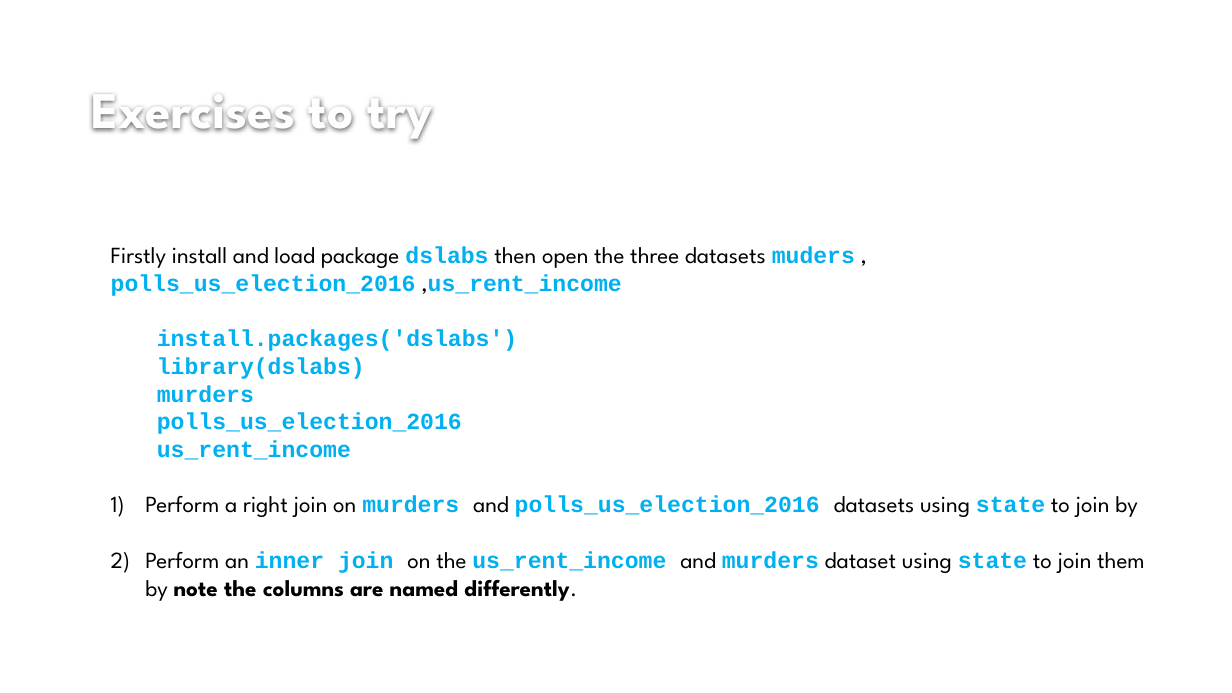
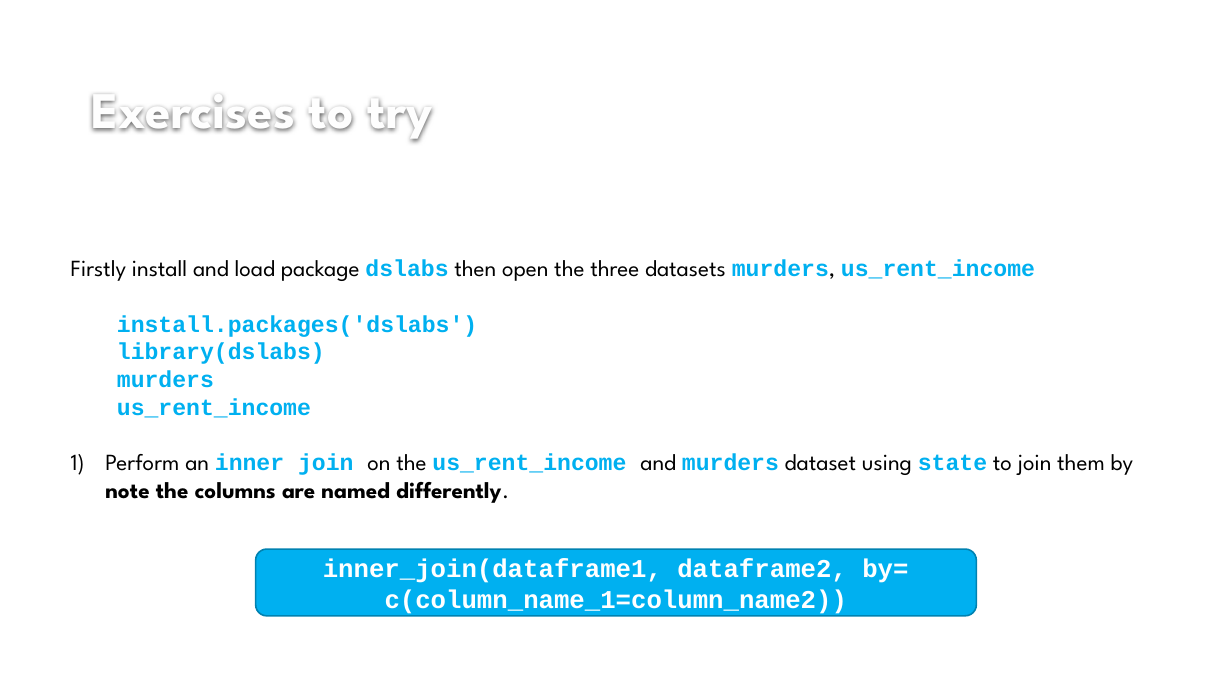
Before and after one commit to izzixcoatxs/Into_the_Tidyverse, a slide deck: slide 67 of sessions/session_four/izzie_session_four_a&b_presentation.pptx (slide 60 before the commit). Drawn at 1232x693 pixels with LibreOffice and Linux fonts; fonts in the diff are those of the drawing; background and template pictures are left out. Boxes give left, top, right and bottom in pixels: in the first picture for what was removed or moved away, otherwise in the second. Text is boxed around its words. In the diff, an @@ line names an element or a change of style, - is before the commit and + after.

Commit message:
fix typos

```diff
--- a/sessions/session_four/izzie_session_four_a&b_presentation.pptx
+++ b/sessions/session_four/izzie_session_four_a&b_presentation.pptx
@@ text "Firstly install and load package ...": place and size @@
-text "Firstly install and load package ..." at [111,246,1145,601]
+text "Firstly install and load package ..." at [71,259,1133,503]
@@ text at [71,259,1035,281]: text changed @@
-Firstly install and load package dslabs then open the three datasets muders , polls_us_election_2016 ,us_rent_income
+Firstly install and load package dslabs then open the three datasets murders, us_rent_income
@@ text at [157,413,462,434]: paragraph removed @@
-  polls_us_election_2016
@@ text at [145,496,1137,517]: paragraph removed @@
-1) Perform a right join on murders and polls_us_election_2016 datasets using state to join by
@@ rounded rectangle added at [256,549,977,616], fill #00B0F0, outline #0082B2 1.25 pt, 20 pt, text #FFFFFF, bold @@
+inner_join(dataframe1, dataframe2, by= c(column_name_1=column_name2))
```
Also in this commit, not shown: 15 other slides changed, 7 slides added.
